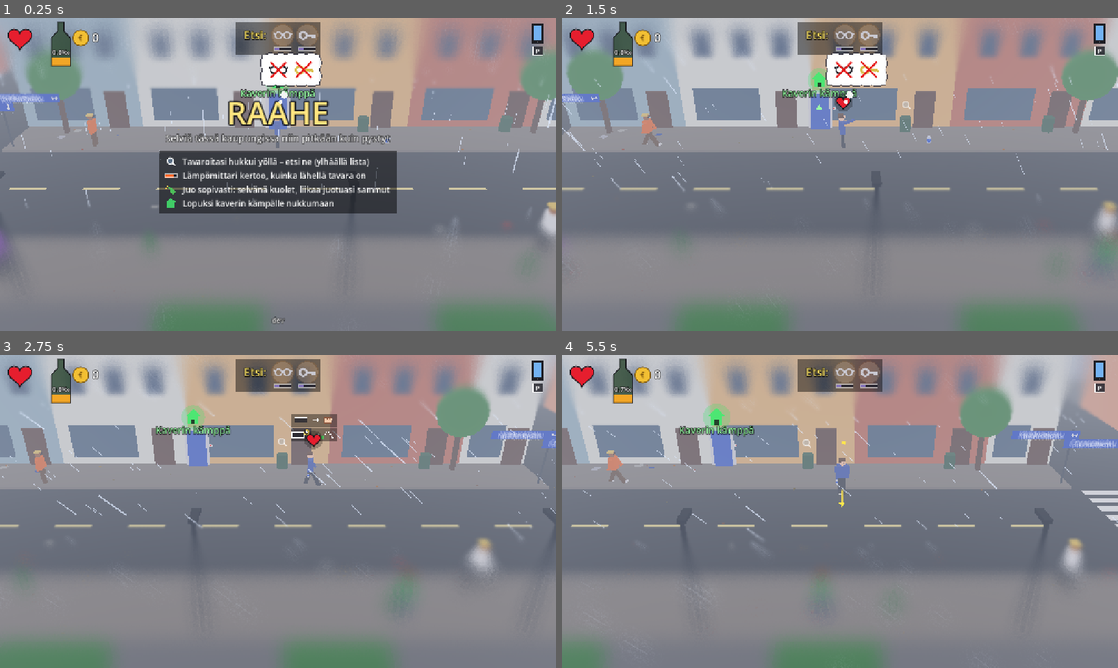
Above: before the commit, frames 1-4 (two rows, left to right).
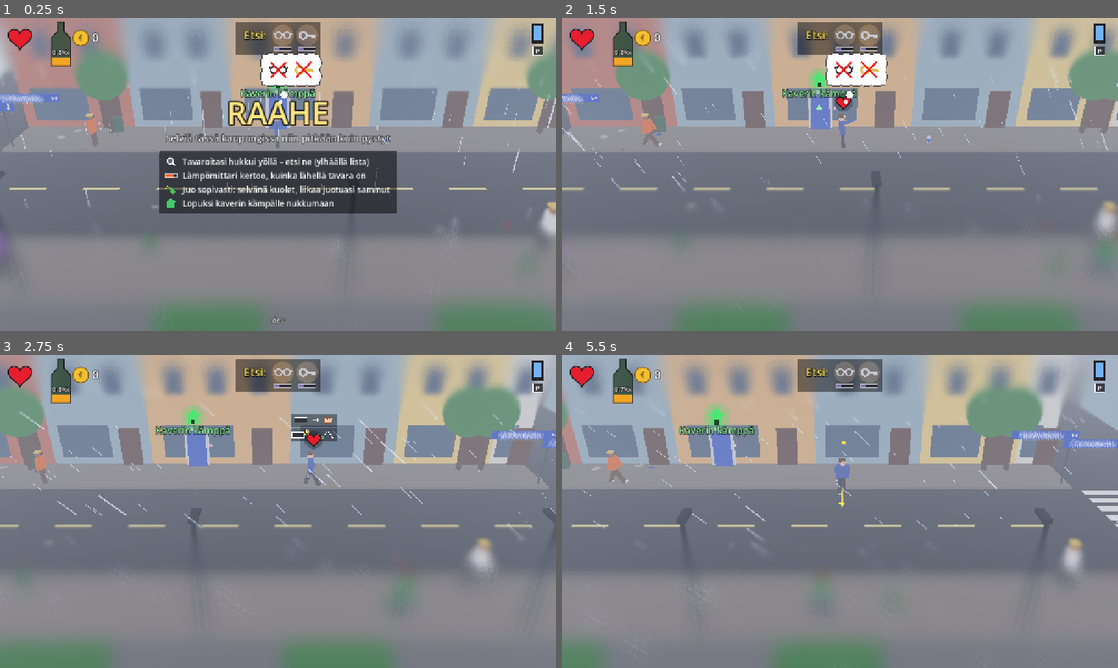
Above: after the commit, the same moments.

Repository: Ecculi/GoodMorningMoonshine
Game: Godot game, scene res://scenes/main.tscn
The game is run twice, just before and just after one commit, with the same random seed, the same clock (stepped at 60 frames per second) and the same inputs.
Inputs (mouse positions are in pixels of both pictures, inside the frame that each line leads up to):
- Up to frame 1 (0.25 s): no input
- Up to frame 2 (1.5 s): tap Enter at 0.5 s; move the mouse to (962, 158) at 0.52 s; hold Right (move_right) 0.53-1.25 s; hold Space (action) 0.53-1.25 s; click (962, 158) at 0.67 s; drag from (728, 190) to (812, 237) at 1.27 s
- Up to frame 3 (2.75 s): move the mouse to (333, 442) at 2.02 s; hold Right (move_right) from 2.03 s (still down); hold Shift (run) from 2.03 s (still down)
- Up to frame 4 (5.5 s): release Right (move_right) at 2.75 s; release Shift (run) at 2.75 s; drag from (812, 574) to (673, 464) at 2.77 s; move the mouse to (1006, 558) at 3.52 s; hold Left (move_left) 3.53-4.25 s; tap Enter at 3.6 s; drag from (673, 464) to (756, 433) at 4.27 s; move the mouse to (867, 511) at 5.02 s; hold Down (move_down) from 5.03 s (still down); hold Space (action) from 5.03 s (still down); click (867, 511) at 5.17 s

The runs differ from the first frame. In frame 1, 22% of the frame differs, in the area x 0-100%, y 0-37%; in frame 2, 23%; in frame 3, 21%; in frame 4, 20%.

Commit message:
Pharmacy in about every third block: plasters and painkillers bring back a little health; a painkiller stops the hangover shakes for a while (#33)
Co-Authored-By: Claude Opus 5.5 <noreply@anthropic.com>
Claude-Session: https://claude.ai/code/session_014p1PedxCUJaxVSrPU9jmLz

Diff:
--- a/localization/strings.csv
+++ b/localization/strings.csv
@@ -10,6 +10,7 @@
 HISCORES,Ennätykset
 SIGN_KIOSK,KIOSKI
 SIGN_BAR,BAARI
+SIGN_PHARMACY,APTEEKKI
 SLEEP_HOME,Kotona omassa sängyssä
 SLEEP_STAIRS,Avaimet hukassa – nukkui rappukäytävässä
 SLEEP_BASEMENT,Kellarikomerossa – kylmä yö
--- a/scripts/block_builder.gd
+++ b/scripts/block_builder.gd
@@ -233,7 +233,7 @@
 
 
 ## Shops in this block are listed in the root's "shops" meta:
-## [{"type": "kiosk" or "bar", "x": door x}].
+## [{"type": "kiosk", "bar" or "pharmacy", "x": door x}].
 static func _buildings(root: Node3D, rng: RandomNumberGenerator, home_x: float) -> void:
 	root.set_meta("shops", [])
 	var x := -BLOCK_HALF
@@ -241,6 +241,9 @@
 	var bar_idx := rng.randi() % 4 if rng.randf() < 0.4 else -1
 	if bar_idx == kiosk_idx:
 		bar_idx = -1
+	var pharm_idx := rng.randi() % 4 if rng.randf() < 0.3 else -1
+	if pharm_idx == kiosk_idx or pharm_idx == bar_idx:
+		pharm_idx = -1
 	var idx := 0
 	while x < BLOCK_HALF - 0.5:
 		var w := minf(rng.randf_range(5.0, 8.0), BLOCK_HALF - x)
@@ -250,6 +253,8 @@
 			shop = "kiosk"
 		elif idx == bar_idx:
 			shop = "bar"
+		elif idx == pharm_idx:
+			shop = "pharmacy"
 		# Never a shop door right next to the home door.
 		var door_x := x + w * 0.5 + w * 0.3
 		if home_x != INF and absf(door_x - home_x) < 2.5:
@@ -280,9 +285,18 @@
 	_box(root, Vector3(base.x + w * 0.3, 1.1, base.z + 0.04), Vector3(1.1, 2.2, 0.1), Color(0.35, 0.22, 0.15))
 	if shop != "":
 		var door_x := base.x + w * 0.3
-		var sign_col := Color(0.85, 0.15, 0.15) if shop == "kiosk" else Color(0.35, 0.12, 0.4)
+		var sign_col: Color = SHOP_COLORS[shop]
 		_box(root, Vector3(base.x - w * 0.15, 2.8, base.z + 0.08), Vector3(w * 0.55, 0.6, 0.1), sign_col)
-		var key := "SIGN_KIOSK" if shop == "kiosk" else "SIGN_BAR"
+		var key: String = SHOP_SIGNS[shop]
+		if shop == "pharmacy":
+			# A glowing green cross next to the door.
+			var cx := door_x + 0.95
+			for sz in [Vector3(0.5, 0.16, 0.06), Vector3(0.16, 0.5, 0.06)]:
+				var cr := _box(root, Vector3(cx, 2.8, base.z + 0.3), sz, Color(0.2, 0.85, 0.35))
+				var cm: StandardMaterial3D = cr.material_override
+				cm.emission_enabled = true
+				cm.emission = Color(0.2, 0.9, 0.35)
+				cm.emission_energy_multiplier = 1.2
 		var shop_text := TranslationServer.translate(key)
 		var l := _label(shop_text, 72, 0.006)
 		l.position = Vector3(base.x - w * 0.15, 2.8, base.z + 0.15)
@@ -311,6 +325,12 @@
 ## on top of an awning (y, z).
 const TREE_ITEM := Vector2(2.35, -6.45)
 const AWNING_ITEM := Vector2(AWNING_Y + 0.08, -7.1)
+
+
+## Shop sign colours and texts.
+const SHOP_COLORS := {"kiosk": Color(0.85, 0.15, 0.15), "bar": Color(0.35, 0.12, 0.4),
+	"pharmacy": Color(0.1, 0.5, 0.3)}
+const SHOP_SIGNS := {"kiosk": "SIGN_KIOSK", "bar": "SIGN_BAR", "pharmacy": "SIGN_PHARMACY"}
 
 
 ## Home door. Flat: green door, doormat, warm lamp. Basement: low grey
--- a/scripts/game_state.gd
+++ b/scripts/game_state.gd
@@ -337,6 +337,7 @@
 	jitter_t = maxf(0.0, jitter_t - dt)
 	focus_t = maxf(0.0, focus_t - dt)
 	trip_t = maxf(0.0, trip_t - dt)
+	painkiller_t = maxf(0.0, painkiller_t - dt)
 
 
 ## How fast the character gets colder (per second of activity; negative =
@@ -367,10 +368,16 @@
 	return CHARGE_TIME_SCALE if charging and focus_t <= 0.0 else 1.0
 
 
+## A painkiller from the pharmacy: no hangover shakes for this long
+## (seconds of game time).
+const PAINKILLER_TIME := 120.0
+var painkiller_t := 0.0
+
+
 ## Hangover shakes 0..1: only below the hangover limit, stronger the
 ## bigger yesterday's peak was and the soberer you are now.
 func hangover_shake() -> float:
-	if promille >= PROMILLE_HANGOVER:
+	if promille >= PROMILLE_HANGOVER or painkiller_t > 0.0:
 		return 0.0
 	var peak := clampf((yesterday_max - 0.8) / 2.4, 0.15, 1.0)
 	var sober := clampf((PROMILLE_HANGOVER - promille) / PROMILLE_HANGOVER, 0.0, 1.0)
@@ -663,6 +670,7 @@
 	jitter_t = 0.0
 	focus_t = 0.0
 	trip_t = 0.0
+	painkiller_t = 0.0
 	doze_t = -1.0
 	strain = 0.0
 	exhausted = false
--- a/scripts/main.gd
+++ b/scripts/main.gd
@@ -33,6 +33,14 @@
 const BAR_OPTIONS := [
 	{"kind": "pint", "price": 5, "alcohol": true},
 ]
+## Pharmacy: a plaster mends a little, a painkiller more and stops the
+## hangover shakes for a while.
+const PHARMACY_OPTIONS := [
+	{"kind": "plaster", "price": 2, "alcohol": false},
+	{"kind": "painkiller", "price": 4, "alcohol": false},
+]
+const PLASTER_HEALTH := 10.0
+const PAINKILLER_HEALTH := 20.0
 const TILT_SHIFT = preload("res://shaders/tilt_shift.gdshader")
 const CLOUD_SHADOW = preload("res://shaders/cloud_shadow.gdshader")
 ## Cloud drift in map coordinates (metres per second of active time).
@@ -676,7 +684,12 @@
 
 
 func shop_options() -> Array:
-	return KIOSK_OPTIONS if shop_type == "kiosk" else BAR_OPTIONS
+	match shop_type:
+		"kiosk":
+			return KIOSK_OPTIONS
+		"pharmacy":
+			return PHARMACY_OPTIONS
+	return BAR_OPTIONS
 
 
 ## Phone: left/right browse, down + action closes; the battery drains in
@@ -743,6 +756,13 @@
 			player._pickup(spawn_item(Item.Kind.ENERGY, player.position))
 		"pint":
 			GameState.drink(0.5)
+		"plaster":
+			GameState.health = minf(100.0, GameState.health + PLASTER_HEALTH)
+			hud.show_head_heart()
+		"painkiller":
+			GameState.health = minf(100.0, GameState.health + PAINKILLER_HEALTH)
+			GameState.painkiller_t = GameState.PAINKILLER_TIME
+			hud.show_head_heart()
 		"charge":
 			# Charging is a trade: time jumps ahead, alcohol goes down.
 			GameState.battery = minf(100.0, GameState.battery + 15.0)
--- a/scripts/modal_ui.gd
+++ b/scripts/modal_ui.gd
@@ -4,6 +4,7 @@
 
 const LostItems = preload("res://scripts/lost_items.gd")
 const CityMap = preload("res://scripts/city_map.gd")
+const BlockBuilder = preload("res://scripts/block_builder.gd")
 
 var main
 
@@ -290,10 +291,10 @@
 	var cell := 130.0
 	var w := opts.size() * cell + 40.0
 	var r := Rect2(Vector2((vs.x - w) * 0.5, vs.y * 0.35), Vector2(w, 190))
-	var top := Color(0.85, 0.15, 0.15) if main.shop_type == "kiosk" else Color(0.35, 0.12, 0.4)
+	var top: Color = BlockBuilder.SHOP_COLORS.get(main.shop_type, Color(0.35, 0.12, 0.4))
 	draw_rect(r, Color(0.97, 0.95, 0.88))
 	draw_rect(Rect2(r.position, Vector2(w, 34)), top)
-	var key := "SIGN_KIOSK" if main.shop_type == "kiosk" else "SIGN_BAR"
+	var key: String = BlockBuilder.SHOP_SIGNS.get(main.shop_type, "SIGN_BAR")
 	draw_string(font, r.position + Vector2(0, 25), tr(key), HORIZONTAL_ALIGNMENT_CENTER, w, 22, Color.WHITE)
 	for i in opts.size():
 		var o: Dictionary = opts[i]
@@ -344,6 +345,23 @@
 				c + Vector2(0, s * 0.05)]), Color(0.95, 0.75, 0.1))
 		"pint":
 			_draw_beer_icon(c, s)
+		"plaster":
+			# A plaster, slightly tilted, with the pad in the middle.
+			var ax := Vector2(cos(-0.5), sin(-0.5))
+			var ay := ax.orthogonal()
+			var pts := PackedVector2Array()
+			for v in [Vector2(-0.45, -0.15), Vector2(0.45, -0.15), Vector2(0.45, 0.15), Vector2(-0.45, 0.15)]:
+				pts.append(c + (ax * v.x + ay * v.y) * s)
+			draw_colored_polygon(pts, Color(0.93, 0.78, 0.62))
+			var pad := PackedVector2Array()
+			for v in [Vector2(-0.14, -0.12), Vector2(0.14, -0.12), Vector2(0.14, 0.12), Vector2(-0.14, 0.12)]:
+				pad.append(c + (ax * v.x + ay * v.y) * s)
+			draw_colored_polygon(pad, Color(0.98, 0.95, 0.9))
+		"painkiller":
+			# A medicine box: green with a white cross.
+			draw_rect(Rect2(c + Vector2(-s * 0.35, -s * 0.25), Vector2(s * 0.7, s * 0.5)), Color(0.2, 0.6, 0.4))
+			draw_rect(Rect2(c + Vector2(-s * 0.06, -s * 0.18), Vector2(s * 0.12, s * 0.36)), Color.WHITE)
+			draw_rect(Rect2(c + Vector2(-s * 0.18, -s * 0.06), Vector2(s * 0.36, s * 0.12)), Color.WHITE)
 		"energy":
 			draw_rect(Rect2(c + Vector2(-s * 0.16, -s * 0.4), Vector2(s * 0.32, s * 0.8)), Color(0.1, 0.1, 0.12))
 			draw_rect(Rect2(c + Vector2(-s * 0.16, -s * 0.1), Vector2(s * 0.32, s * 0.22)), Color(0.4, 0.95, 0.2))
Not shown, changed: DESIGN.md
